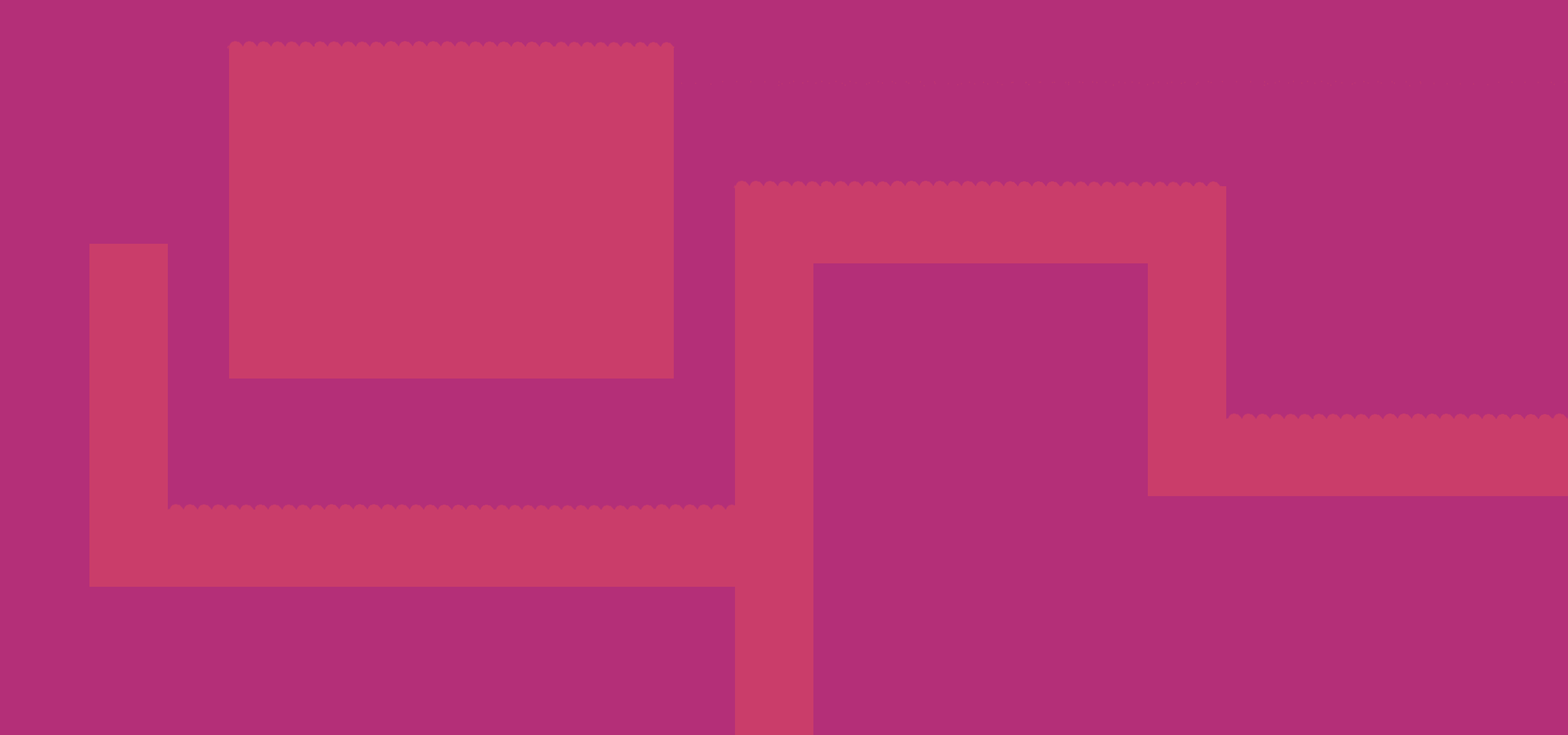
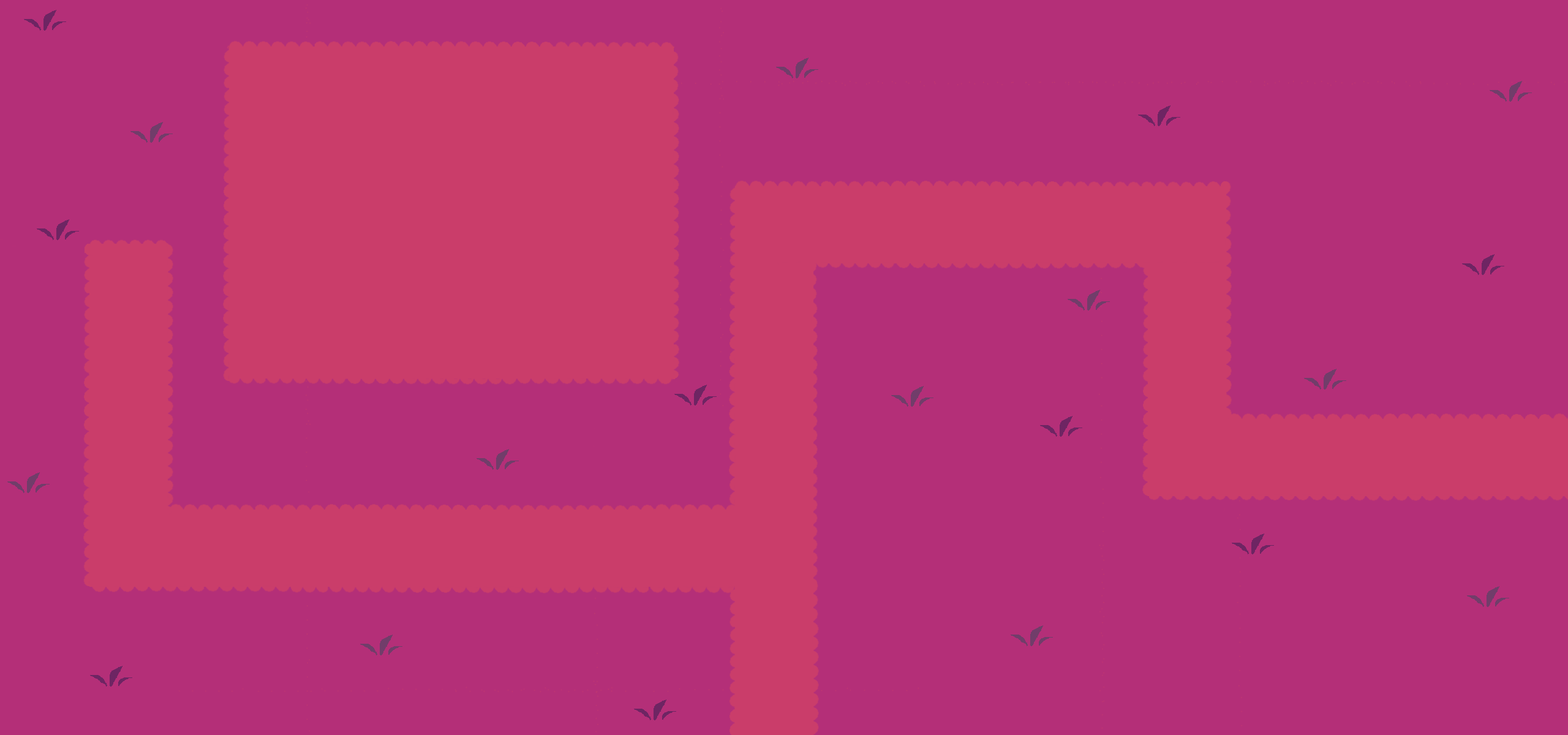
Revision of a layered 1568 x 735 image; what changed, layer by layer:
"Paint Layer 1" (1st of 3): opacity 100% → 50%, moved it above "Paint Layer 1", painted on it over [7, 4, 1568, 735]
moved "Paint Layer 1" (2nd of 3) above "Paint Layer 1 Merged", painted on it over [7, 4, 1568, 667]
painted on "Paint Layer 1 Merged" over [7, 4, 1333, 735]
renamed "Paint Layer 1 Merged" to "Paint Layer 1", painted on it over [7, 4, 1568, 735]
removed layer "Paint Layer 1 Merged" (3rd of 4) over [117, 41, 1255, 549]
removed layer "Paint Layer 1 Merged" (4th of 4) over [673, 7, 1532, 236]
painted on "Background" over [7, 4, 1568, 735]